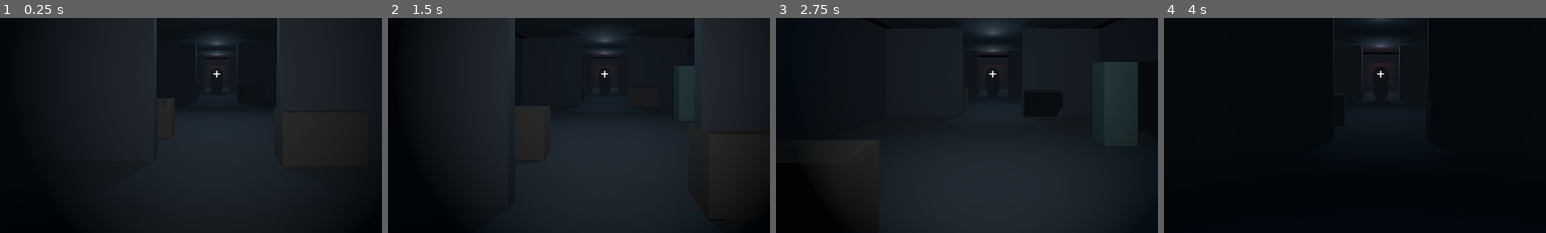
Above: before the commit, frames 1-4 (left to right).
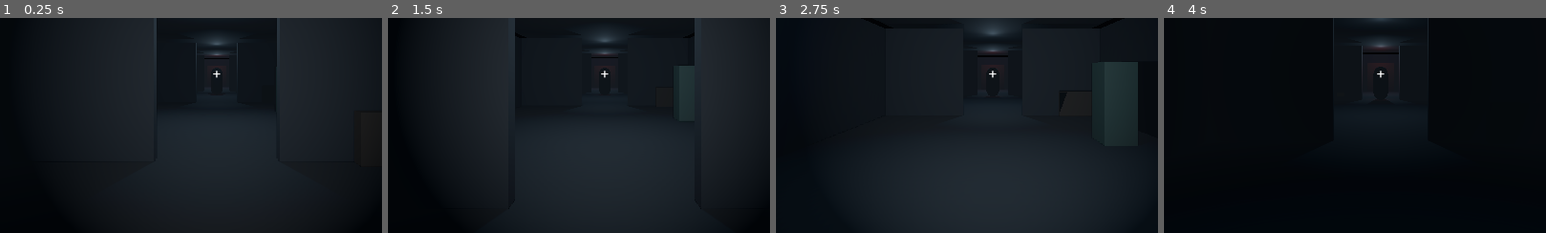
Above: after the commit, the same moments.

Repository: Pandora1121/LAST-BELL
Game: Godot game, scene res://scenes/main/main.tscn
Same seed, same stepped clock (60 frames per second), same inputs: the game is played once before the commit and once after it.
Inputs (mouse positions are % of the whole screen's width and height, from its top left):
- Up to frame 1 (0.25 s): no input
- Up to frame 2 (1.5 s): tap Enter at 0.5 s; move the mouse to (55, 50) at 0.52 s; hold Ctrl (crouch) 0.53-1.28 s; hold W (move_forward) from 0.53 s (still down); tap Shift (sprint) at 0.8, 1.35 s; move the mouse to (45, 50) at 1.27 s
- Up to frame 3 (2.75 s): keep holding W (move_forward); tap Ctrl (crouch) at 1.55 s; move the mouse to (52, 48) at 2.02 s; hold Ctrl (crouch) from 2.03 s (still down); tap Shift (sprint) at 2.3 s
- Up to frame 4 (4 s): keep holding W (move_forward); move the mouse to (49, 52) at 2.77 s; release Ctrl (crouch) at 2.78 s; tap F (flashlight) at 2.85 s; tap Ctrl (crouch) at 3.05 s; tap Space at 3.5 s; move the mouse to (57, 51) at 3.52 s; hold E (interact) from 3.53 s (still down); tap Shift (sprint) at 3.8 s
The pictures show only the part of the screen within x 22-72%, y 37-87%; the shares and areas given below are measured in that part.

The runs differ from the first frame. In frame 1, less than 0.1% of the frame differs, in the area x 41-74%, y 38-68%; in frame 2, less than 0.1%, in the area x 33-80%, y 40-83%; in frame 3, less than 0.1%; in frame 4, less than 0.1%.

Commit message:
Add Hall Monitor hearing and navigation

Diff:
--- a/project.godot
+++ b/project.godot
@@ -1,25 +1,37 @@
 ; Engine configuration file.
+; It's best edited using the editor UI and not directly,
+; since the parameters that go here are not all obvious.
+;
+; Format:
+;   [section] ; section goes between []
+;   param=value ; assign values to parameters
+
 config_version=5
 
 [application]
+
 config/name="LAST BELL"
 run/main_scene="res://scenes/main/main.tscn"
 config/features=PackedStringArray("4.7", "GL Compatibility")
 
+[audio]
+
+default_bus_layout="res://resources/audio_bus_layout.tres"
+
 [autoload]
+
 SaveManager="*res://scripts/autoload/save_manager.gd"
+NoiseManager="*res://scripts/autoload/noise_manager.gd"
 
 [display]
+
 window/size/viewport_width=1280
 window/size/viewport_height=720
 window/size/window_width_override=1280
 window/size/window_height_override=720
 
 [rendering]
+
 renderer/rendering_method="gl_compatibility"
 renderer/rendering_method.mobile="gl_compatibility"
-textures/default_filters/use_nearest_mipmap_filter=false
 environment/defaults/default_clear_color=Color(0.008, 0.012, 0.02, 1)
-
-[audio]
-default_bus_layout="res://resources/audio_bus_layout.tres"
--- /dev/null
+++ b/scripts/autoload/noise_manager.gd
@@ -0,0 +1,6 @@
+extends Node
+
+signal noise_emitted(world_position: Vector3, audible_radius: float, source: Node3D)
+
+func report_noise(world_position: Vector3, audible_radius: float, source: Node3D) -> void:
+	noise_emitted.emit(world_position, maxf(audible_radius, 0.0), source)
--- a/scripts/enemy/hall_monitor.gd
+++ b/scripts/enemy/hall_monitor.gd
@@ -1,5 +1,5 @@
 extends CharacterBody3D
-## Simple deterministic hallway FSM. Walls block visual detection; the monster never teleports to the player.
+## Deterministic hallway FSM. Sight rays and emitted noise provide its only player cues.
 
 enum State { PATROL, INVESTIGATE, CHASE, SEARCH, ATTACK, RETURN_TO_PATROL }
 
@@ -7,7 +7,7 @@
 @export var chase_speed := 2.7
 @export var detection_range := 11.0
 @export_range(20.0, 160.0) var field_of_view_degrees := 90.0
-@export var hearing_range := 8.0
+@export var hearing_range := 12.0
 @export var attack_distance := 1.25
 @export var search_duration := 4.0
 @export var gravity := 18.0
@@ -21,11 +21,21 @@
 var sight_ray: RayCast3D
 var body_mesh: MeshInstance3D
 var game: Node
+var navigation_agent: NavigationAgent3D
+var _last_navigation_target := Vector3(INF, INF, INF)
 
 func _ready() -> void:
 	game = get_parent()
 	player = game.player
 	_build_body()
+	navigation_agent = NavigationAgent3D.new()
+	navigation_agent.name = "NavigationAgent3D"
+	navigation_agent.path_desired_distance = 0.45
+	navigation_agent.target_desired_distance = 0.7
+	navigation_agent.avoidance_enabled = false
+	add_child(navigation_agent)
+	NoiseManager.noise_emitted.connect(_on_noise_emitted)
+	_set_navigation_target(patrol_points[patrol_index])
 
 func _build_body() -> void:
 	var shape_node := CollisionShape3D.new()
@@ -64,7 +74,8 @@
 	var can_see_player := _can_see_player()
 	if can_see_player:
 		last_known_position = player.global_position
-		state = State.CHASE
+		if state != State.CHASE:
+			state = State.CHASE
 	elif state == State.CHASE and state_timer <= 0.0:
 		state = State.SEARCH
 		state_timer = search_duration
@@ -103,7 +114,7 @@
 	move_and_slide()
 
 func _can_see_player() -> bool:
-	var to_player := player.global_position + Vector3.UP - global_position - Vector3.UP
+	var to_player := player.global_position + Vector3.UP - global_position
 	var distance := to_player.length()
 	if distance > detection_range or distance < 0.01:
 		return false
@@ -115,10 +126,31 @@
 	return not sight_ray.is_colliding() or sight_ray.get_collider() == player
 
 func _move_toward(destination: Vector3, speed: float, delta: float) -> void:
+	_set_navigation_target(destination)
 	var offset := destination - global_position
+	if not navigation_agent.is_navigation_finished():
+		var next_position := navigation_agent.get_next_path_position()
+		if next_position.distance_to(global_position) > 0.05:
+			offset = next_position - global_position
 	offset.y = 0.0
 	var direction := offset.normalized()
 	velocity.x = move_toward(velocity.x, direction.x * speed, speed * 3.0 * delta)
 	velocity.z = move_toward(velocity.z, direction.z * speed, speed * 3.0 * delta)
 	if direction.length() > 0.01:
 		look_at(global_position + direction, Vector3.UP)
+
+func _set_navigation_target(destination: Vector3) -> void:
+	if _last_navigation_target.distance_to(destination) > 0.6:
+		_last_navigation_target = destination
+		navigation_agent.target_position = destination
+
+func _on_noise_emitted(world_position: Vector3, audible_radius: float, source: Node3D) -> void:
+	if source == self or state == State.CHASE or state == State.ATTACK:
+		return
+	var hearing_distance := minf(audible_radius, hearing_range)
+	if global_position.distance_to(world_position) > hearing_distance:
+		return
+	last_known_position = world_position
+	state = State.INVESTIGATE
+	state_timer = search_duration
+	_set_navigation_target(world_position)
--- a/scripts/levels/school_builder.gd
+++ b/scripts/levels/school_builder.gd
@@ -19,14 +19,28 @@
 	_box("RightHallWall", Vector3(4.1, 1.6, 0), Vector3(0.3, 3.2, 42), dark_wall, true)
 	_box("LobbyWall", Vector3(0, 1.6, 21), Vector3(8, 3.2, 0.3), dark_wall, true)
 	_box("FarWall", Vector3(0, 1.6, -21), Vector3(8, 3.2, 0.3), dark_wall, true)
+	var navigation_region := NavigationRegion3D.new()
+	navigation_region.name = "SchoolNavigation"
+	var navigation_mesh := NavigationMesh.new()
+	navigation_mesh.agent_radius = 0.42
+	navigation_mesh.cell_size = 0.2
+	navigation_mesh.vertices = PackedVector3Array([
+		Vector3(-3.55, 0.02, -20.5),
+		Vector3(3.55, 0.02, -20.5),
+		Vector3(3.55, 0.02, 20.5),
+		Vector3(-3.55, 0.02, 20.5)
+	])
+	navigation_mesh.add_polygon(PackedInt32Array([0, 1, 2, 3]))
+	navigation_region.navigation_mesh = navigation_mesh
+	add_child(navigation_region)
 	for z in [-13.0, -3.0, 7.0]:
 		# Short returns create readable room-like alcoves off the main hall.
 		_box("ClassroomLeftReturn", Vector3(-2.6, 1.6, z), Vector3(3.0, 3.2, 0.22), dark_wall, true)
 		_box("ClassroomRightReturn", Vector3(2.6, 1.6, z), Vector3(3.0, 3.2, 0.22), dark_wall, true)
 	for z in [-15.0, -5.0, 5.0, 15.0]:
-		var desk := _box("AbandonedDesk", Vector3(-1.8, 0.45, z), Vector3(1.4, 0.9, 0.7), Color(0.19, 0.16, 0.13), true)
+		var desk := _box("AbandonedDesk", Vector3(-3.1, 0.45, z), Vector3(1.4, 0.9, 0.7), Color(0.19, 0.16, 0.13), true)
 		desk.rotation.y = 0.04
-		_box("DeskRight", Vector3(1.8, 0.45, z + 2), Vector3(1.4, 0.9, 0.7), Color(0.19, 0.16, 0.13), true)
+		_box("DeskRight", Vector3(3.1, 0.45, z + 2), Vector3(1.4, 0.9, 0.7), Color(0.19, 0.16, 0.13), true)
 
 func _build_interactables() -> void:
 	var fuse := _interactable("Fuse", Vector3(-2.3, 0.35, -12.5), Vector3(0.36, 0.2, 0.25), "[E] Pick up fuse", item_color)
--- a/scripts/player/player_controller.gd
+++ b/scripts/player/player_controller.gd
@@ -13,6 +13,7 @@
 var flashlight: SpotLight3D
 var crouching := false
 var world: Node
+var footstep_timer := 0.0
 
 func _ready() -> void:
 	world = get_parent()
@@ -69,6 +70,14 @@
 	else:
 		velocity.y = 0.0
 	move_and_slide()
+	if direction.length() > 0.1:
+		footstep_timer -= delta
+		if footstep_timer <= 0.0:
+			var noise_radius := 2.0 if crouching else (13.0 if speed == sprint_speed else 5.0)
+			NoiseManager.report_noise(global_position, noise_radius, self)
+			footstep_timer = 0.7 if crouching else (0.42 if speed == sprint_speed else 0.58)
+	else:
+		footstep_timer = 0.0
 
 func _interact() -> void:
 	ray.force_raycast_update()
--- /dev/null
+++ b/tests/test_enemy_perception.gd
@@ -0,0 +1,35 @@
+extends SceneTree
+
+func _initialize() -> void:
+	call_deferred("_run")
+
+func _run() -> void:
+	var game = load("res://scenes/main/main.tscn").instantiate()
+	root.add_child(game)
+	await process_frame
+	await process_frame
+	var enemy = game.find_child("HallMonitor", true, false)
+	assert(enemy != null, "Hall Monitor must exist")
+	assert(enemy.navigation_agent != null, "Hall Monitor must use NavigationAgent3D")
+	assert(enemy.navigation_agent.get_next_path_position() != Vector3.ZERO, "Patrol path must resolve to a point on the corridor navmesh")
+	var sound_position: Vector3 = enemy.global_position + Vector3(2.0, 0.0, 0.0)
+	root.get_node("NoiseManager").report_noise(sound_position, 8.0, game.player)
+	assert(enemy.state == enemy.State.INVESTIGATE, "A nearby sprint noise must trigger INVESTIGATE")
+	assert(enemy.last_known_position.is_equal_approx(sound_position), "The enemy must investigate the sound's last known position")
+	var prior_position: Vector3 = enemy.last_known_position
+	root.get_node("NoiseManager").report_noise(enemy.global_position + Vector3(40.0, 0, 0), 5.0, game.player)
+	assert(enemy.last_known_position.is_equal_approx(prior_position), "Noise outside hearing range must be ignored")
+	game.player.global_position = enemy.global_position + Vector3(0, 0, -4)
+	enemy.look_at(game.player.global_position, Vector3.UP)
+	assert(enemy._can_see_player(), "The Hall Monitor must detect a player inside its forward view")
+	var occluder := StaticBody3D.new()
+	occluder.position = enemy.global_position + Vector3(0, 1.0, -2)
+	var occluder_shape := CollisionShape3D.new()
+	var wall := BoxShape3D.new()
+	wall.size = Vector3(2, 2, 0.25)
+	occluder_shape.shape = wall
+	occluder.add_child(occluder_shape)
+	game.add_child(occluder)
+	assert(not enemy._can_see_player(), "A solid wall must block visual detection")
+	print("Enemy perception and navigation test passed")
+	quit(0)
Not shown, changed: README.md
Not shown, changed: docs/testing.md
